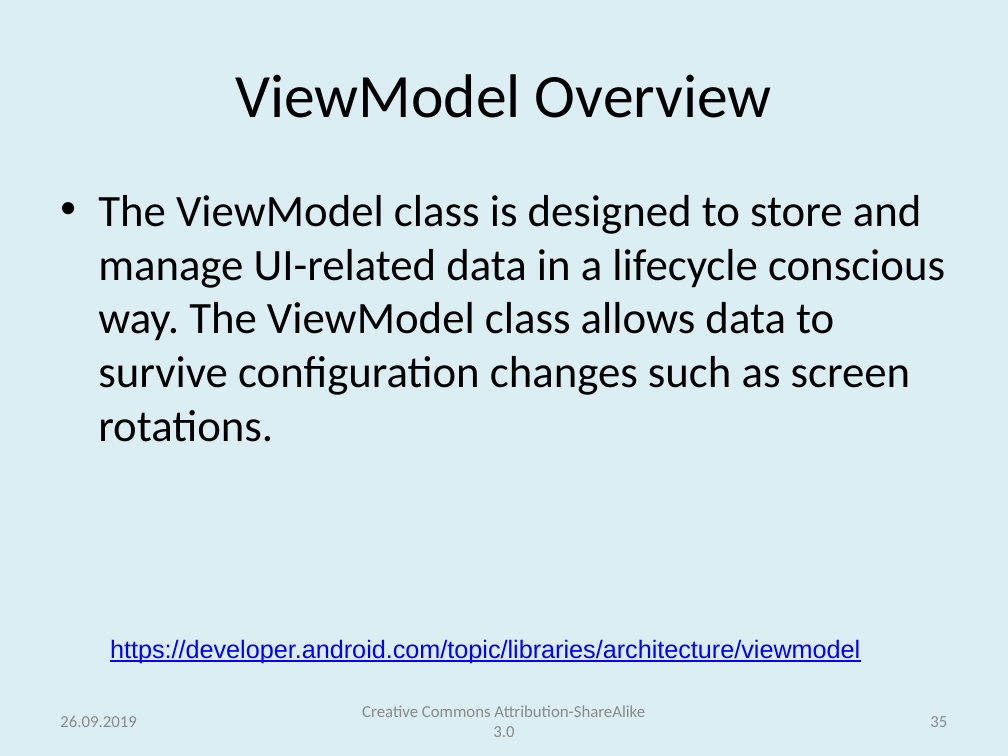
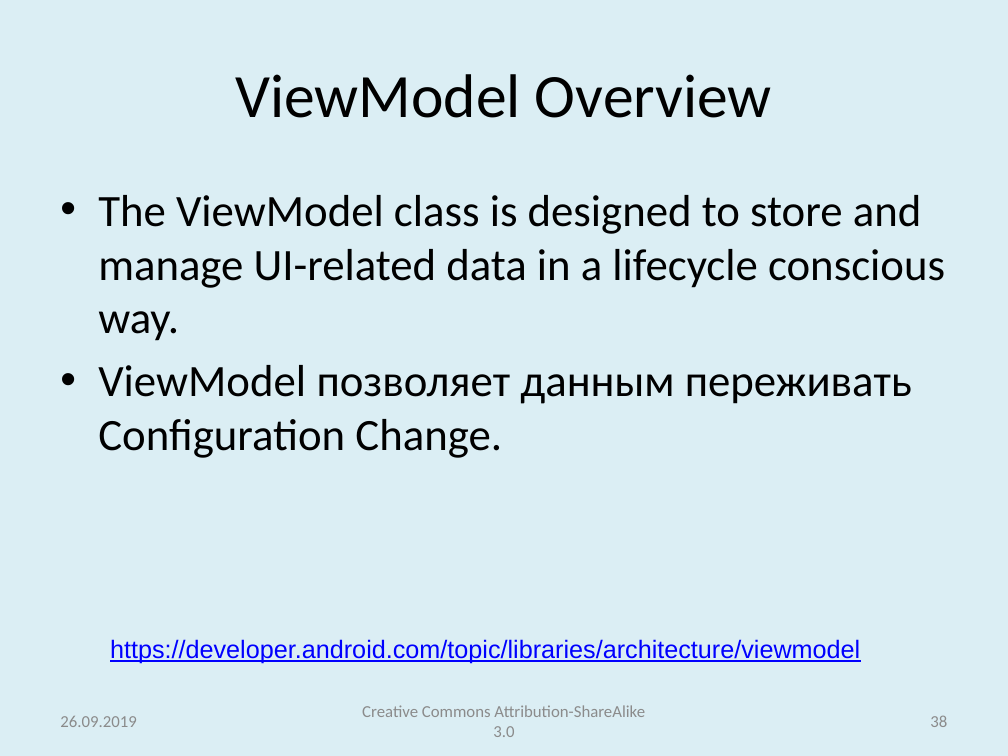
Before and after one commit to andrei-kuznetsov/android-lectures, a slide deck: slide 38 of lectures/Lecture004_LifecycleComponents_ViewModel_DataBinding.pptx (slide 35 before the commit). Drawn at 1008x756 pixels with LibreOffice and Linux fonts; fonts in the diff are those of the drawing. Boxes give left, top, right and bottom in pixels: in the first picture for what was removed or moved away, otherwise in the second. Text is boxed around its words. In the diff, an @@ line names an element or a change of style, - is before the commit and + after.

```diff
--- a/lectures/Lecture004_LifecycleComponents_ViewModel_DataBinding.pptx
+++ b/lectures/Lecture004_LifecycleComponents_ViewModel_DataBinding.pptx
@@ text at box(98, 195, 945, 458): text changed @@
-• The ViewModel class is designed to store and manage UI-related data in a lifecycle conscious way. The ViewModel class allows data to survive configuration changes such as screen rotations.
+• The ViewModel class is designed to store and manage UI-related data in a lifecycle conscious way.
+• ViewModel позволяет данным переживать Configuration Change.
@@ page number at box(930, 716, 947, 727): text changed @@
-35
+38
```
Also in this commit, not shown: 1 other slide changed, 3 slides added, 3 other files.
